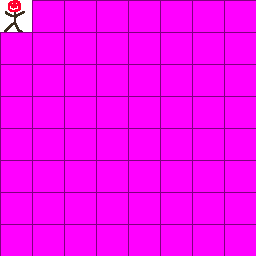
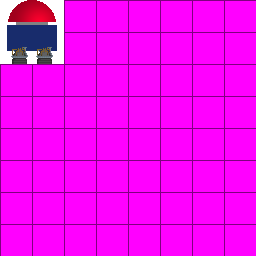
Layers edited between the first and the second 256 × 256 image:
painted on "Ebene 1" over [4, 0, 25, 32]
added group "Player" with 11 layers above "Ebene 0" over [7, 0, 57, 64]
added group "Button" (1st of 2, in "Player") with 2 layers in group "Player" over [8, 0, 56, 22]
added layer "Button_shadow" (37%) in group "Button" over [8, 0, 56, 22]
added layer "Button" (2nd of 2, in "Player" › "Button") in group "Button" over [8, 0, 56, 22]
added group "thruster_big_left" with 2 layers in group "Player" over [11, 47, 28, 64]
added layer "thruster_big_shadow" (1st of 2, in "Player" › "thruster_big_left") in group "thruster_big_left" over [12, 47, 28, 64]
added layer "thruster_big" (1st of 3, in "Player" › "thruster_big_left") in group "thruster_big_left" over [11, 47, 28, 64]
added group "thruster_big" (2nd of 3, in "Player") with 2 layers in group "Player" over [36, 47, 53, 64]
added layer "thruster_big_shadow" (2nd of 2, in "Player" › "thruster_big") in group "thruster_big" over [37, 47, 53, 64]
added layer "thruster_big" (3rd of 3, in "Player" › "thruster_big") in group "thruster_big" over [36, 47, 53, 64]
added layer "Body" in group "Player" over [7, 22, 57, 51]
painted on "Ebene 0" over [0, 0, 64, 64]
